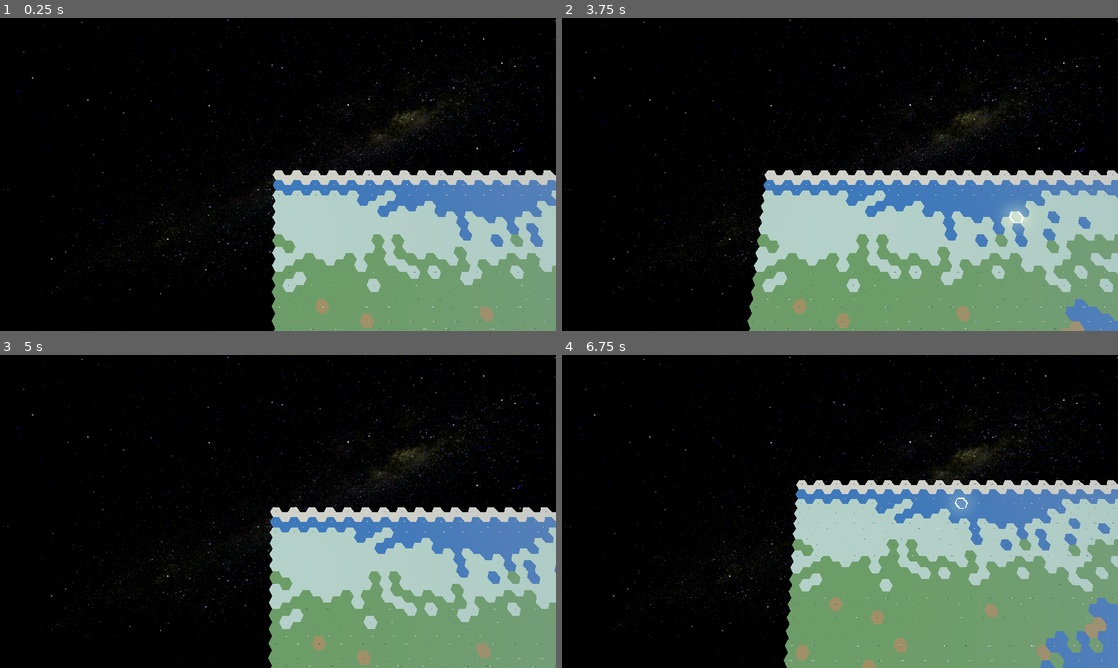
Above: before the commit, frames 1-4 (two rows, left to right).
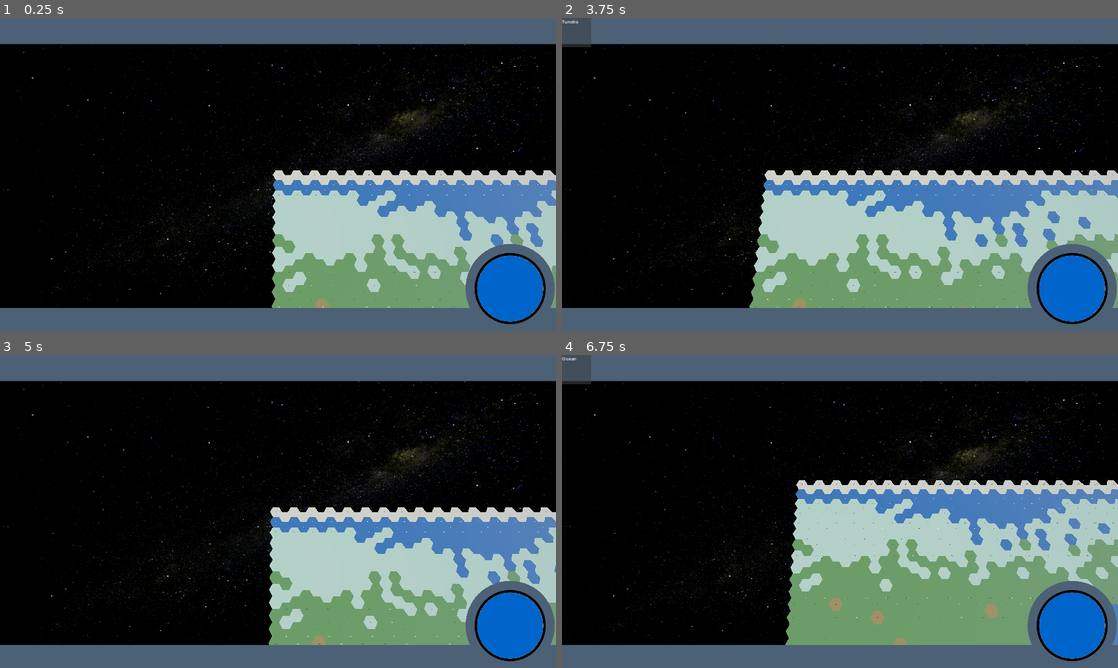
Above: after the commit, the same moments.

Repository: jtufts/HexagonalMapGodot
Game: Godot game, scene res://scenes/GameScene.tscn
Two runs of this game, one before a commit and one after it. Both use one fixed random seed, a clock stepped at 60 frames per second and the inputs below.
Inputs (mouse positions are in pixels of both pictures, inside the frame that each line leads up to):
- Up to frame 1 (0.25 s): no input
- Up to frame 2 (3.75 s): tap Enter at 0.5 s; move the mouse to (962, 158) at 0.52 s; hold D (MoveRight) 0.53-1.28 s; click (962, 158) at 0.6 s; right-click (962, 158) at 0.8 s; move the mouse to (728, 190) at 1.27 s; hold S (MoveBackwards) 1.28-2.03 s; right-click (728, 190) at 1.35 s; click (728, 190) at 1.55 s; move the mouse to (895, 105) at 2.02 s; hold D (MoveRight) 2.03-2.78 s; click (895, 105) at 2.1 s; right-click (895, 105) at 2.3 s; move the mouse to (812, 237) at 2.77 s; hold W (MoveForward) 2.78-3.53 s; right-click (812, 237) at 2.85 s; click (812, 237) at 3.05 s; move the mouse to (1006, 221) at 3.52 s; hold A (MoveLeft) from 3.53 s (still down); click (1006, 221) at 3.6 s
- Up to frame 3 (5 s): keep holding A (MoveLeft); right-click (444, 558) at 3.8 s; move the mouse to (111, 464) at 4.27 s; right-click (111, 464) at 4.35 s; click (111, 464) at 4.55 s
- Up to frame 4 (6.75 s): move the mouse to (867, 511) at 5.02 s; release A (MoveLeft) at 5.03 s; hold S (MoveBackwards) 5.03-5.78 s; click (867, 511) at 5.1 s; right-click (867, 511) at 5.3 s; move the mouse to (756, 433) at 5.77 s; hold D (MoveRight) 5.78-6.53 s; right-click (756, 433) at 5.85 s; click (756, 433) at 6.05 s; move the mouse to (962, 495) at 6.52 s; hold W (MoveForward) from 6.53 s (still down); click (962, 495) at 6.6 s

The runs differ from the first frame. In frame 1, 19% of the frame differs, in the area x 0-100%, y 0-100%; in frame 2, 19%; in frame 3, 19%; in frame 4, 19%.

Commit message:
UI and Tooltips 0.1

Diff:
--- /dev/null
+++ b/Tooltip.gd
@@ -0,0 +1,24 @@
+#class_name Tooltip
+#extends Node
+#
+#
+#@export var visuals_res: CompressedTexture2D
+#@export var owner_node: Node
+#
+#var _visuals: Control
+#
+## Called when the node enters the scene tree for the first time.
+#func _ready() -> void:
+	#add_child(_visuals)
+	#owner_node.mouse_entered.connect("_mouse_entered")
+	#owner_node.mouse_exited.connect("_mouse_exited")
+	#pass # Replace with function body.
+#
+#func _mouse_entered() -> void:
+	#_visuals.show()
+#
+#func _mouse_exited() -> void:
+	#_visuals.hide()
+## Called every frame. 'delta' is the elapsed time since the previous frame.
+#func _process(delta: float) -> void:
+	#pass
--- a/scenes/GameScene.tscn
+++ b/scenes/GameScene.tscn
@@ -1,6 +1,7 @@
-[gd_scene load_steps=22 format=3 uid="uid://bbqxpsy3vniy8"]
+[gd_scene load_steps=24 format=3 uid="uid://bbqxpsy3vniy8"]
 
 [ext_resource type="Script" path="res://scripts/camera_script.gd" id="1_1xefc"]
+[ext_resource type="Texture2D" uid="uid://bpkmsrhbkkfdd" path="res://assets//2DHUDAssets//FantaCiv_UI.png" id="2_40pgd"]
 [ext_resource type="Texture2D" uid="uid://dvbkqw12i4obk" path="res://assets/Materials/SkyBG.png" id="2_l7mlp"]
 [ext_resource type="Script" path="res://scripts/world_gen.gd" id="3_davhy"]
 [ext_resource type="Script" path="res://scripts/tile_mesh_data.gd" id="4_ydx7p"]
@@ -11,6 +12,7 @@
 [ext_resource type="Script" path="res://scripts/object_placer.gd" id="9_p13dw"]
 [ext_resource type="Script" path="res://scripts/pathfinder.gd" id="10_0b4my"]
 [ext_resource type="PackedScene" uid="uid://5hq7deseilvo" path="res://scenes/POI/VillageScene.tscn" id="10_hcqfn"]
+[ext_resource type="Texture2D" uid="uid://c2qjgsm5frib4" path="res://assets/2DHUDAssets/FantaCiv_TooltipBG.png" id="11_bo15d"]
 [ext_resource type="PackedScene" uid="uid://xm2lgya4capr" path="res://scenes/Cursors/hexagon_cursor.tscn" id="11_rshvd"]
 [ext_resource type="PackedScene" uid="uid://bb3hit25an5ti" path="res://scenes/Cursors/hex_overlay.tscn" id="12_0kgq4"]
 [ext_resource type="Script" path="res://scripts/interaction.gd" id="12_tt8b8"]
@@ -69,6 +71,32 @@
 maxheight = 40.0
 
 [node name="CanvasLayer" type="CanvasLayer" parent="."]
+follow_viewport_enabled = true
+
+[node name="Control" type="Control" parent="CanvasLayer"]
+layout_mode = 3
+anchors_preset = 0
+offset_right = 40.0
+offset_bottom = 40.0
+
+[node name="TextureRect" type="TextureRect" parent="CanvasLayer/Control"]
+layout_mode = 0
+offset_right = 40.0
+offset_bottom = 40.0
+texture = ExtResource("2_40pgd")
+
+[node name="TileDescription" type="TextureRect" parent="CanvasLayer"]
+unique_name_in_owner = true
+visible = false
+offset_right = 40.0
+offset_bottom = 40.0
+texture = ExtResource("11_bo15d")
+
+[node name="TileLabel" type="Label" parent="CanvasLayer/TileDescription"]
+unique_name_in_owner = true
+layout_mode = 0
+offset_right = 40.0
+offset_bottom = 23.0
 
 [node name="Scene" type="Node3D" parent="."]
 
--- a/scripts/camera_script.gd
+++ b/scripts/camera_script.gd
@@ -1,7 +1,7 @@
 extends Camera3D
 
 @export_category("Movement")
-@export var movespeed = 8
+@export var movespeed = 20
 @export var zoomspeed = 2
 @export var minzoom = 25.0
 @export var maxzoom = 90.0
--- a/scripts/interaction.gd
+++ b/scripts/interaction.gd
@@ -11,6 +11,8 @@
 var tile_cursor : Node3D
 var unit_cursor : Node3D
 
+var current_hover : Node3D
+
 
 func _ready() -> void:
 	if not tile_cursor or tile_cursor == null:
@@ -21,20 +23,43 @@
 		add_child(unit_cursor)
 	deselect()
 
-
 func _input(event: InputEvent) -> void:
-	if event is InputEventMouseButton:
+	print(event)
+	if event is InputEventMouseMotion:
+		print(event)
 		var mouse_pos = get_viewport().get_mouse_position()
 		var origin = main_camera.project_ray_origin(mouse_pos)
 		var dir = main_camera.project_ray_normal(mouse_pos)
 		var end = origin + dir * 1000
 		var hit_object = raycast_at_mouse(origin, end)
-		if not hit_object:
-			return
-		if Input.is_action_just_pressed("Click") and event.pressed:
-			attempt_select(hit_object)
-		elif Input.is_action_just_pressed("RightClick"):
-			attempt_move_unit(hit_object)
+		print(hit_object)
+		if hit_object != null:
+			show_tooltip(hit_object)
+		else:
+			hide_tooltip()
+		#if not not hit_object:
+			#print(hit_object.biome)
+		#if (current_hover != hit_object):
+			#current_hover = hit_object
+			#hide_tooltip()
+			#show_tooltip(hit_object)
+		#if not hit_object:
+			#hide_tooltip()
+		#else:
+			#show_tooltip(hit_object)
+	#if event is InputEventMouseButton:
+		#var mouse_pos = get_viewport().get_mouse_position()
+		#var origin = main_camera.project_ray_origin(mouse_pos)
+		#var dir = main_camera.project_ray_normal(mouse_pos)
+		#var end = origin + dir * 1000
+		#var hit_object = raycast_at_mouse(origin, end)
+		#if not hit_object:
+			#return
+		#if Input.is_action_just_pressed("Click") and event.pressed:
+			#attempt_select(hit_object)
+		#elif Input.is_action_just_pressed("RightClick"):
+			#attempt_move_unit(hit_object)
+
 
 
 func raycast_at_mouse(origin, end) -> Node3D:
@@ -88,12 +113,17 @@
 	hide_cursor(unit_cursor)
 	move_cursor(tile_cursor, tile.global_position)
 	tile_cursor.visible = true
-	print(tile.biome)
 
 func highlight_unit(unit):
 	move_cursor(unit_cursor, unit.position)
 	unit_cursor.visible = true
 
+func show_tooltip(tile):
+	%TileLabel.text = tile.biome
+	%TileDescription.show()
+
+func hide_tooltip():
+	%TileDescription.hide()
 
 ## move cursor with optional height difference
 func move_cursor(cursor : Node3D, pos : Vector3, height : float = 0):
--- a/scripts/world_gen.gd
+++ b/scripts/world_gen.gd
@@ -67,10 +67,11 @@
 
 	var map = create_map(positions) #Create map
 	placed_tiles.append_array(map)
+	print(placed_tiles.size())
 	print("-- create_map() took: " + str(Time.get_ticks_msec() - lasttime) + " ms --")
 	lasttime = Time.get_ticks_msec()
 
-	var placeable = get_placeable_tiles()
+	var placeable = get_placeable_tiles(placed_tiles)
 	var village_count = calculate_villages(placeable.size())
 	object_placer.place_villages(placeable, village_count, spacing)
 	print("-- Calculating and placing villages took: " + str(Time.get_ticks_msec() - lasttime) + " ms --")
@@ -255,11 +256,12 @@
 
 
 ## Ignore buffer and ocean to send to object placer
-func get_placeable_tiles() -> Array[Tile]:
-	var placeable_tiles : Array[Tile] = []
-	var limit = radius - map_edge_buffer
+func get_placeable_tiles(placed_tiles: Array[Tile]) -> Array[Tile]:
+	var placeable_tiles: Array[Tile] = []
+	var yUpperLimit = map_height - 4
+	var yLowerLimit = 3
 	for tile : Tile in placed_tiles:
-		if abs(tile.column + tile.row) >= limit or abs(tile.column) >= limit or abs(tile.row) >= limit or tile.meshdata.type == Tile.biome_type.Ocean:
+		if abs(tile.row) > yUpperLimit or abs(tile.row) < yLowerLimit or tile.meshdata.type == Tile.biome_type.Ocean:
 			continue
 		placeable_tiles.append(tile)
 	print(str(placeable_tiles.size()) + " placeable tiles")
@@ -331,50 +333,6 @@
 			if candidateY >= 0 and candidateY <= map_height - 1:
 				if !coordinateIsInArray(candidateX, candidateY, blobArray) and !coordinateIsInArray(candidateX, candidateY, adjacentTiles):
 					adjacentTiles.append(Coordinate.new(candidateX, candidateY))
-		#Northwest
-		#candidateX = q - 1
-		#if candidateX < 0:
-			#candidateX = map_width - 1
-		#candidateY = r + ((q-1) - ((q-1)%2)) / 2
-		#if candidateY >= 0:
-			#if !coordinateIsInArray(candidateX, candidateY, blobArray) and !coordinateIsInArray(candidateX, candidateY, adjacentTiles):
-				#adjacentTiles.append(Coordinate.new(candidateX, candidateY))
-		##North
-		#candidateX = q
-		#candidateY = (r - 1) + (q - (q%2)) / 2
-		#if candidateY >= 0:
-			#if !coordinateIsInArray(candidateX, candidateY, blobArray) and !coordinateIsInArray(candidateX, candidateY, adjacentTiles):
-				#adjacentTiles.append(Coordinate.new(candidateX, candidateY))
-		##Northeast
-		#candidateX = q + 1
-		#if candidateX >= map_width:
-			#candidateX = 0
-		#candidateY = (r - 1) + ((q+1) - ((q+1)%2)) / 2
-		#if candidateY >= 0:
-			#if !coordinateIsInArray(candidateX, candidateY, blobArray) and !coordinateIsInArray(candidateX, candidateY, adjacentTiles):
-				#adjacentTiles.append(Coordinate.new(candidateX, candidateY))
-		##Southwest
-		#candidateX = q - 1
-		#if candidateX < 0:
-			#candidateX = map_width - 1
-		#candidateY = r + 1 + ((q-1) - ((q - 1)%2)) / 2
-		#if candidateY < map_height:
-			#if !coordinateIsInArray(candidateX, candidateY, blobArray) and !coordinateIsInArray(candidateX, candidateY, adjacentTiles):
-				#adjacentTiles.append(Coordinate.new(candidateX, candidateY))
-		##South
-		#candidateX = q
-		#candidateY = r + 1 + (q - (q%2)) / 2
-		#if candidateY < map_height:
-			#if !coordinateIsInArray(candidateX, candidateY, blobArray) and !coordinateIsInArray(candidateX, candidateY, adjacentTiles):
-				#adjacentTiles.append(Coordinate.new(candidateX, candidateY))
-		##Southeast
-		#candidateX = q + 1
-		#if candidateX >= map_width:
-			#candidateX = 0
-		#candidateY = r + ((q+1) - ((q+1)%2)) / 2
-		#if candidateY < map_height:
-			#if !coordinateIsInArray(candidateX, candidateY, blobArray) and !coordinateIsInArray(candidateX, candidateY, adjacentTiles):
-				#adjacentTiles.append(Coordinate.new(candidateX, candidateY))
 	return adjacentTiles
 func coordinateIsInArray(x: int, y: int, array: Array[Coordinate]) -> bool:
 	for compareTo : Coordinate in array:
Binary file added: assets/2DHUDAssets/FantaCiv_TooltipBG.png
Not shown, added: assets/2DHUDAssets/FantaCiv_TooltipBG.png.import
Binary file added: assets/2DHUDAssets/FantaCiv_UI.png
Not shown, added: assets/2DHUDAssets/FantaCiv_UI.png.import
Binary file added: assets/2DHUDAssets/HSLandscapeRedo.png
Not shown, added: assets/2DHUDAssets/HSLandscapeRedo.png.import
